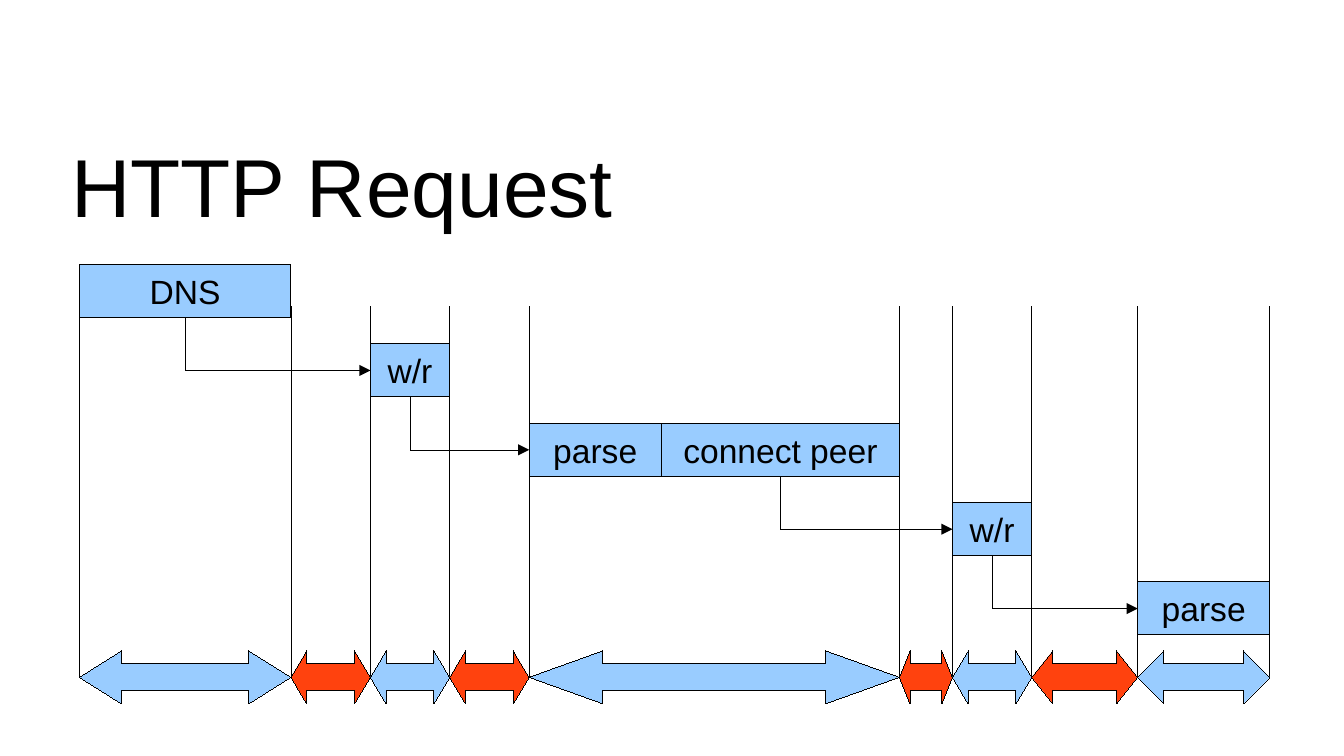
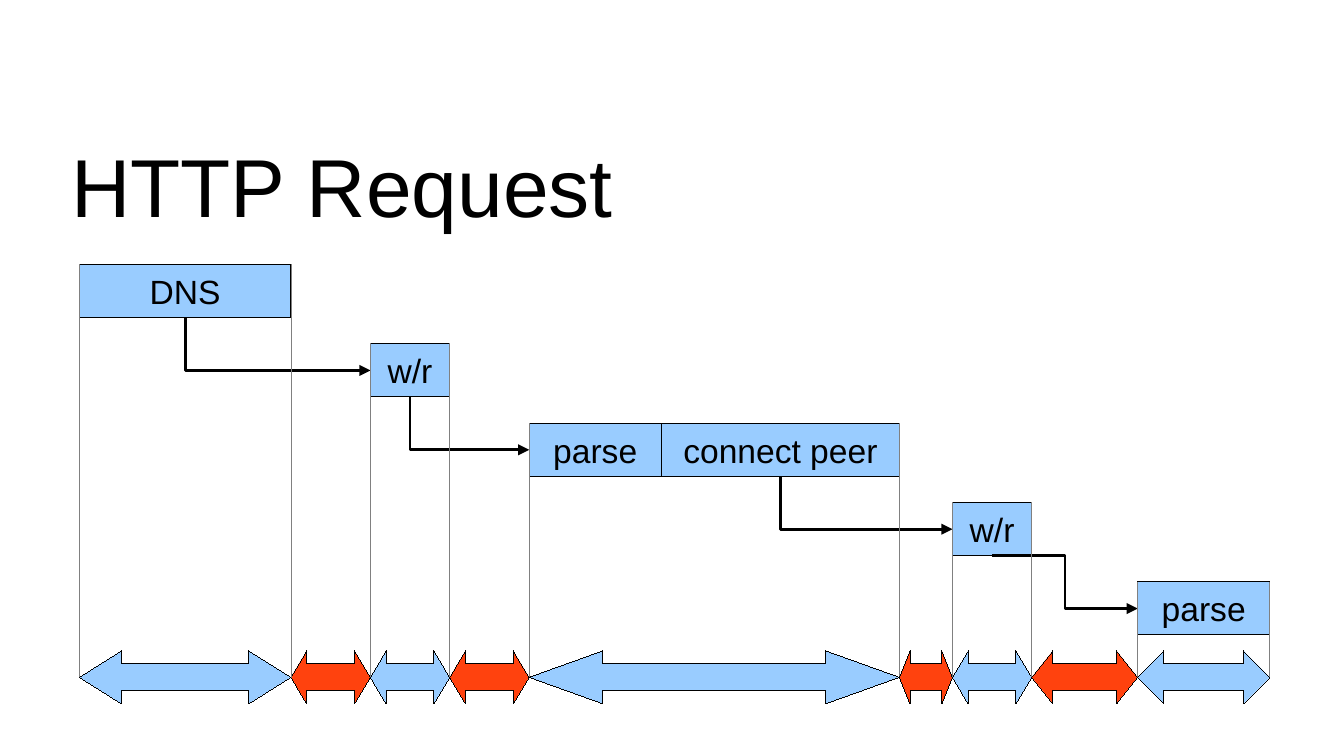
Before and after one commit to Mons/perl-ex, a slide deck: slide 16 of drafts/AE-Highload.odp. Drawn at 1344x756 pixels with LibreOffice and Linux fonts; fonts in the diff are those of the drawing; background and template pictures are left out. Boxes give left, top, right and bottom in pixels: in the first picture for what was removed or moved away, otherwise in the second. Text is boxed around its words. In the diff, an @@ line names an element or a change of style, - is before the commit and + after.

Commit message:
some fixes

```diff
--- a/drafts/AE-Highload.odp
+++ b/drafts/AE-Highload.odp
@@ line moved from (79, 306) - (79, 677) to (79, 265) - (79, 677) @@
@@ line (79, 265) - (79, 677): stroke #000000 0 pt to #808080 0 pt @@
@@ line moved from (292, 306) - (292, 677) to (292, 265) - (292, 677) @@
@@ line (292, 265) - (292, 677): stroke #000000 0 pt to #808080 0 pt @@
@@ elbow arrow (185, 317) - (371, 371): stroke #000000 0 pt to #000000 1.45 pt @@
@@ line moved from (371, 306) - (371, 677) to (371, 344) - (371, 677) @@
@@ line (371, 344) - (371, 677): stroke #000000 0 pt to #808080 0 pt @@
@@ line moved from (450, 306) - (450, 677) to (450, 344) - (450, 677) @@
@@ line (450, 344) - (450, 677): stroke #000000 0 pt to #808080 0 pt @@
@@ elbow arrow (410, 396) - (530, 450): stroke #000000 0 pt to #000000 1.45 pt @@
@@ line moved from (530, 306) - (530, 677) to (530, 423) - (530, 677) @@
@@ line (530, 423) - (530, 677): stroke #000000 0 pt to #808080 0 pt @@
@@ line moved from (899, 306) - (899, 677) to (899, 423) - (899, 677) @@
@@ line (899, 423) - (899, 677): stroke #000000 0 pt to #808080 0 pt @@
@@ elbow arrow (781, 476) - (953, 530): stroke #000000 0 pt to #000000 1.45 pt @@
@@ line moved from (953, 306) - (953, 677) to (953, 503) - (953, 677) @@
@@ line (953, 503) - (953, 677): stroke #000000 0 pt to #808080 0 pt @@
@@ line moved from (1032, 306) - (1032, 677) to (1032, 503) - (1032, 677) @@
@@ line (1032, 503) - (1032, 677): stroke #000000 0 pt to #808080 0 pt @@
@@ elbow arrow (992, 555) - (1137, 609): stroke #000000 0 pt to #000000 1.45 pt; route changed @@
@@ line moved from (1137, 306) - (1137, 677) to (1137, 582) - (1137, 677) @@
@@ line (1137, 582) - (1137, 677): stroke #000000 0 pt to #808080 0 pt @@
@@ line moved from (1270, 306) - (1270, 677) to (1270, 582) - (1270, 677) @@
@@ line (1270, 582) - (1270, 677): stroke #000000 0 pt to #808080 0 pt @@
```
Also in this commit, not shown: 19 other slides changed, 1 slide added.
